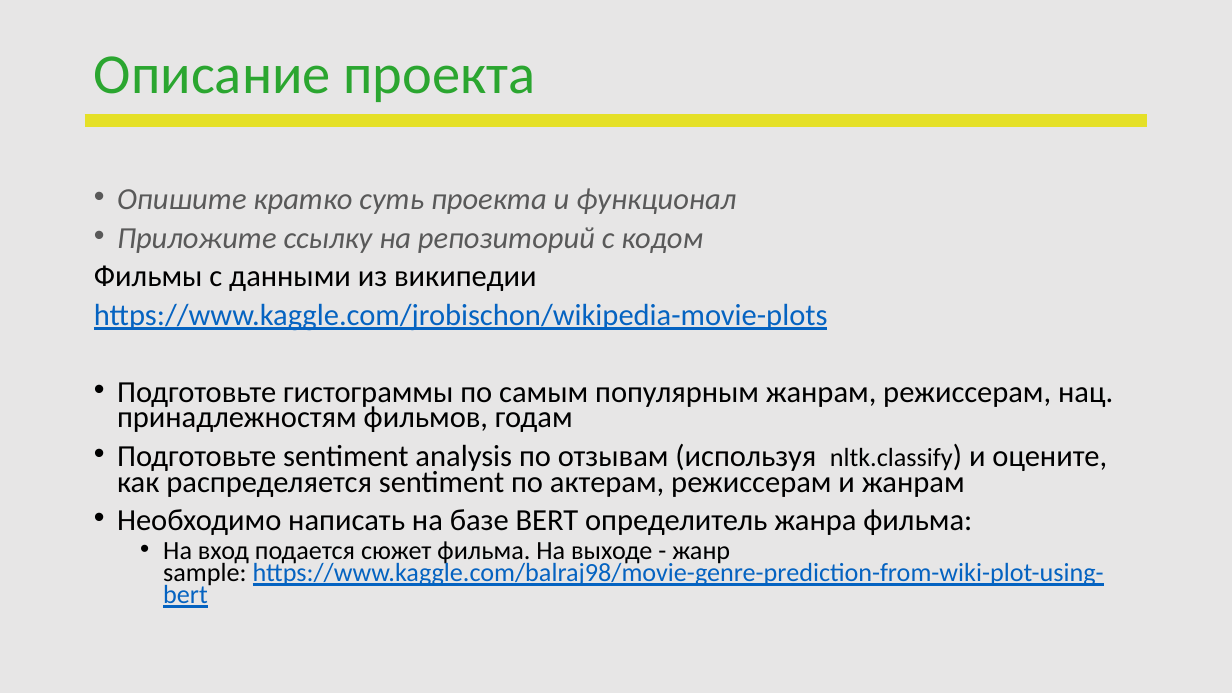
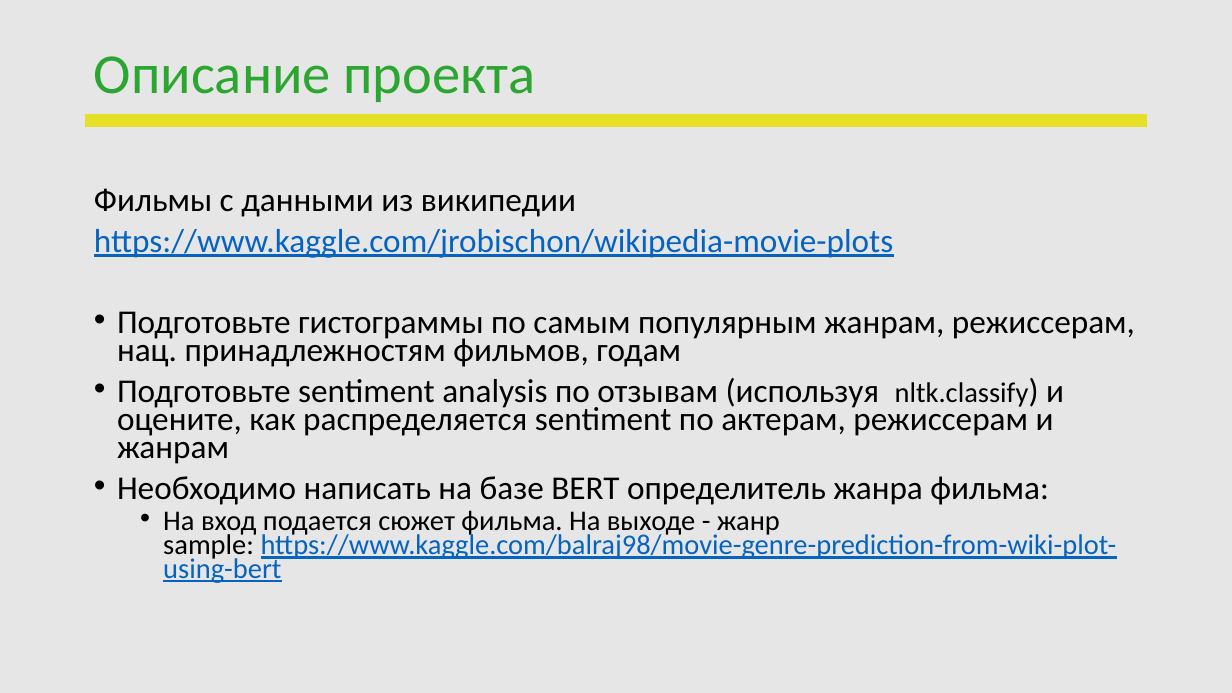
Before and after one commit to PavelVNovikov/DS_april_2022, a slide deck: slide 3 of Diplom/ПЕРЕЗАПУСК_DS_Novikov.pptx. Drawn at 1232x693 pixels with LibreOffice and Linux fonts; fonts in the diff are those of the drawing; background and template pictures are left out. Boxes give left, top, right and bottom in pixels: in the first picture for what was removed or moved away, otherwise in the second. Text is boxed around its words. In the diff, an @@ line names an element or a change of style, - is before the commit and + after.

```diff
--- a/Diplom/ПЕРЕЗАПУСК_DS_Novikov.pptx
+++ b/Diplom/ПЕРЕЗАПУСК_DS_Novikov.pptx
@@ text "Фильмы с данными из википедии" at (x1=94, y1=188, x2=1135, y2=583): size 23.8 to 25.9 pt in "Фильмы с данными из википедии", "https://www.kaggle.com/jrobischon/wikipedia-movie-plots", "Подготовьте гистограммы по самым популярным жанрам, режиссер ...", "Подготовьте sentiment analysis по отзывам (используя nltk.cl ..." and 1 more places; size 20.4 to 22.2 pt in "nltk.classify)", "На вход подается сюжет фильма. На выходе ..." @@
@@ text at (x1=117, y1=188, x2=736, y2=253): paragraphs removed @@
-• Опишите кратко суть проекта и функционал
-• Приложите ссылку на репозиторий с кодом
```
Also in this commit, not shown: 2 other slides changed, 1 slide removed.
